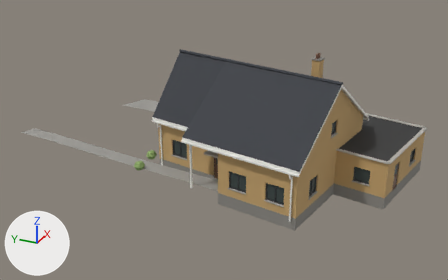
A saved change to the glTF model web/public/models/vh_arch_villa.glb.
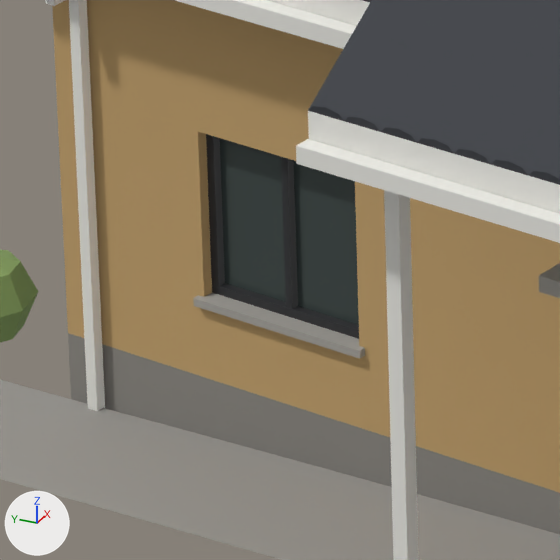
The first picture shows the older version from a 50 mm lens placed at (-40.7, -21.8, 21.9), pointed at (0.3, -3.3, 1.4). The close-ups show the older and then the newer version on the part from 34% to 46% of the width and 45% to 64% of the height of that picture. Only the edits that show in the close-ups are written down. Arrows for +X, +Y and +Z are at lower left; the lights stay in place. Where no turn or scale is listed for an object, it has been applied to the vertices.

Objects in the first close-up: 'vh_brick', 'vh_frames_small', 'vh_glass', 'vh_hedge', 'vh_paving', 'vh_roof', 'vh_stone', 'vh_trim'.
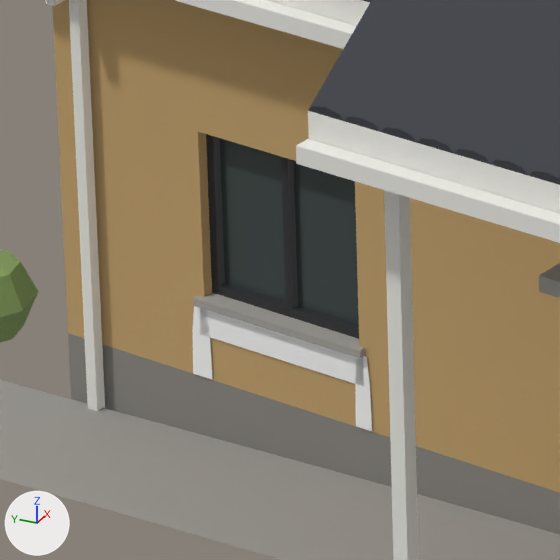
Edits to the bpy script that builds the scene:
```text
Add mat_vh_streaks_small:
    mat_vh_streaks_small = bpy.data.materials.new('vh_streaks_small')
    mat_vh_streaks_small.use_nodes = True; mat_vh_streaks_small.node_tree.nodes.clear()
    _N = mat_vh_streaks_small.node_tree.nodes; _L = mat_vh_streaks_small.node_tree.links
    n0 = _N.new('ShaderNodeBsdfPrincipled'); n0.name = 'Principled BSDF'
    n0.inputs[2].default_value = 0.88  # 'Roughness'
    n1 = _N.new('ShaderNodeOutputMaterial'); n1.name = 'Material Output'
    n2 = _N.new('ShaderNodeVertexColor'); n2.name = 'Color Attribute'
    _L.new(n0.outputs[0], n1.inputs[0])  # 'BSDF' to 'Surface'
    _L.new(n2.outputs[0], n0.inputs[0])  # 'Color' to 'Base Color'
Add me_vh_streaks_small:
    me_vh_streaks_small.from_pydata(...)  # 87 vertices, 74 faces; spans x -3.71..3.87, y -12.83..-0.58, z 0.56..4.54
    me_vh_streaks_small.materials.append(mat_vh_streaks_small)
Add ob_vh_streaks_small:
    ob_vh_streaks_small = bpy.data.objects.new('vh_streaks_small', me_vh_streaks_small)
    ob_vh_streaks_small.location = (0.0, 0.0, 0.0)
```

Pixel boxes (x1, y1, x2, y2) of what changed, in the close-ups (560 x 560 px):
'vh_streaks_small', added: after (192, 306, 372, 431)
